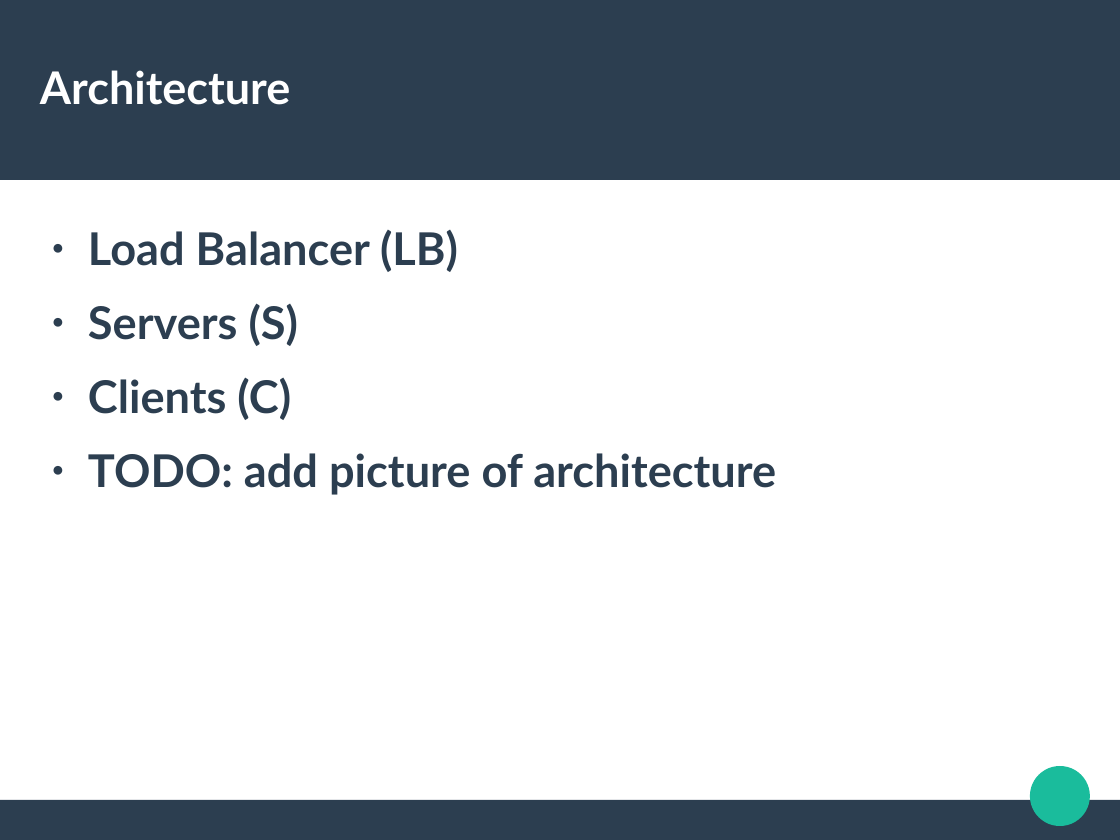
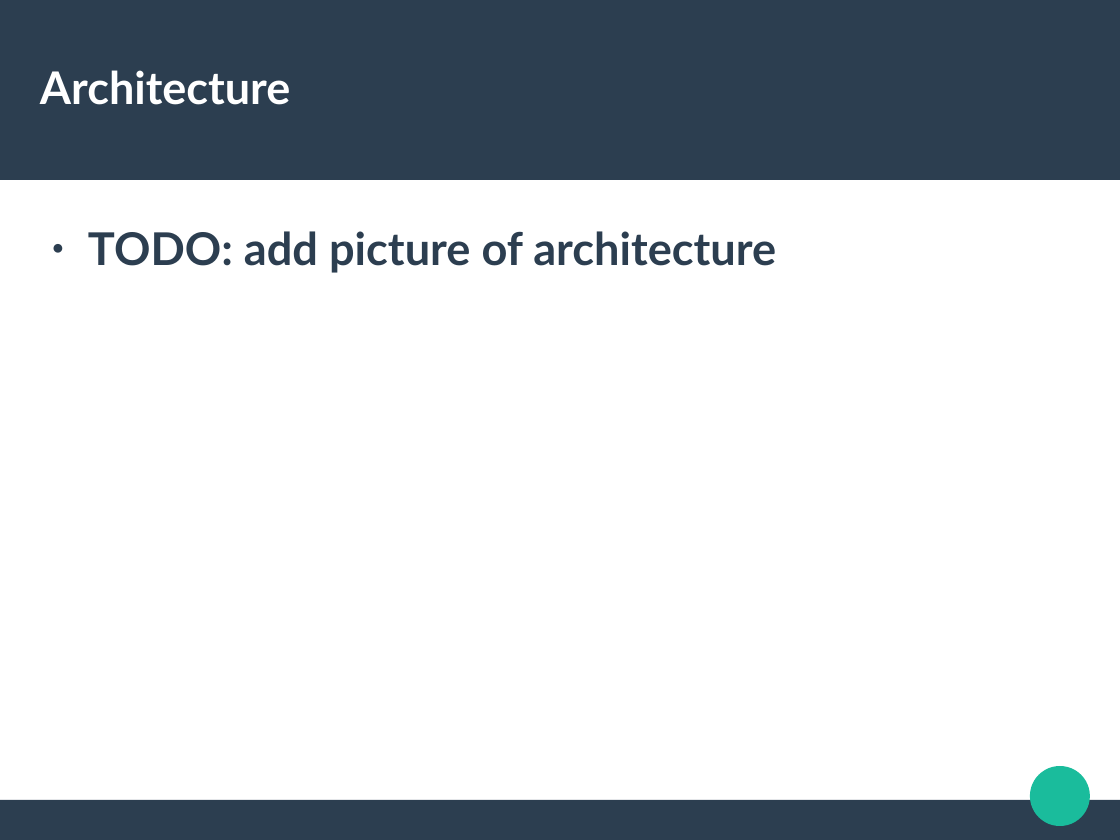
Before and after one commit to trandinhkhoa/distributed-system-project, a slide deck: slide 6 of presentation/defense.odp (slide 5 before the commit). Drawn at 1120x840 pixels with LibreOffice and Linux fonts; fonts in the diff are those of the drawing. Boxes give left, top, right and bottom in pixels: in the first picture for what was removed or moved away, otherwise in the second. Text is boxed around its words. In the diff, an @@ line names an element or a change of style, - is before the commit and + after.

```diff
--- a/presentation/defense.odp
+++ b/presentation/defense.odp
@@ text at box(88, 230, 458, 420): paragraphs removed @@
-● Load Balancer (LB)
-● Servers (S)
-● Clients (C)
```
Also in this commit, not shown: 4 other slides changed, 1 slide added.
